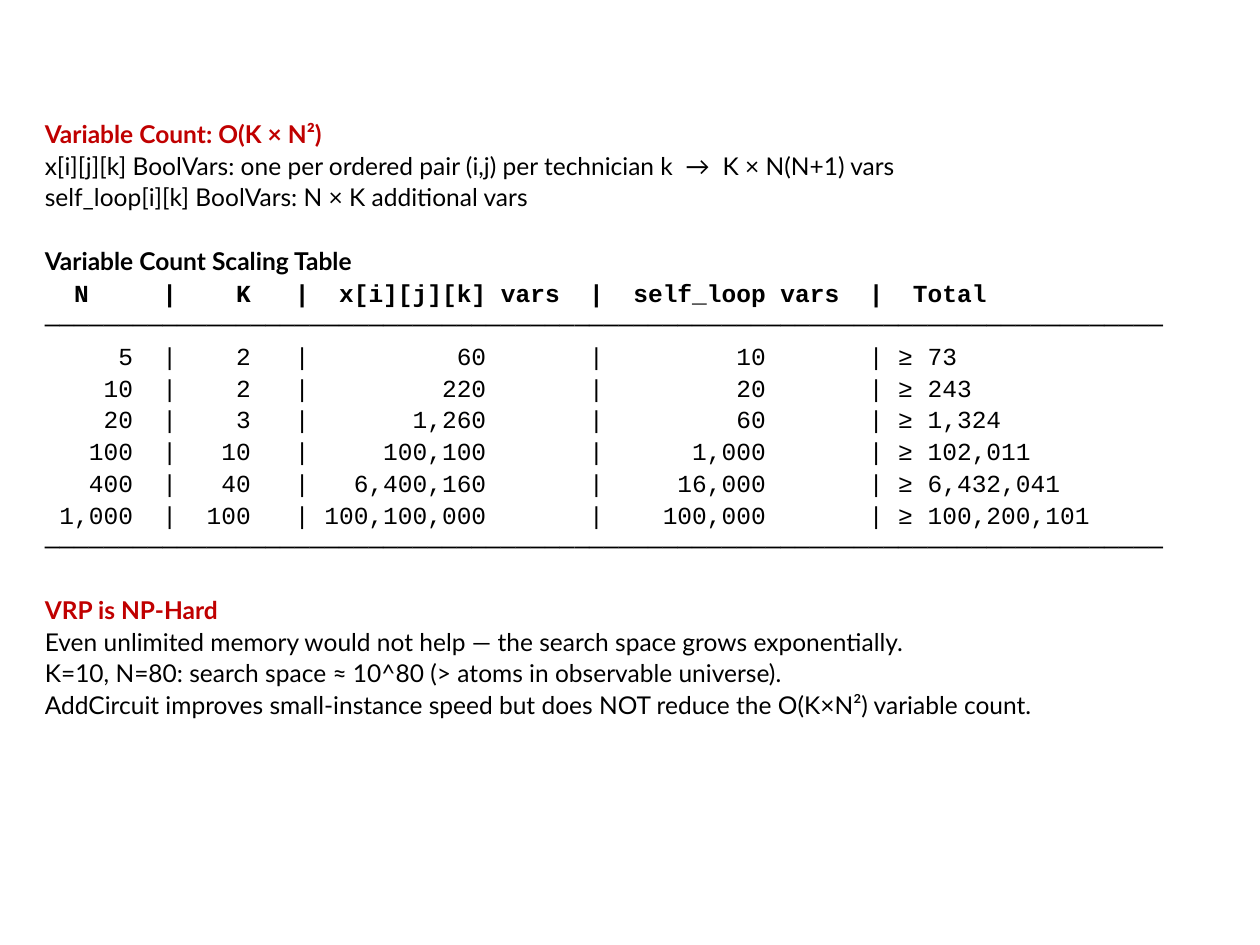
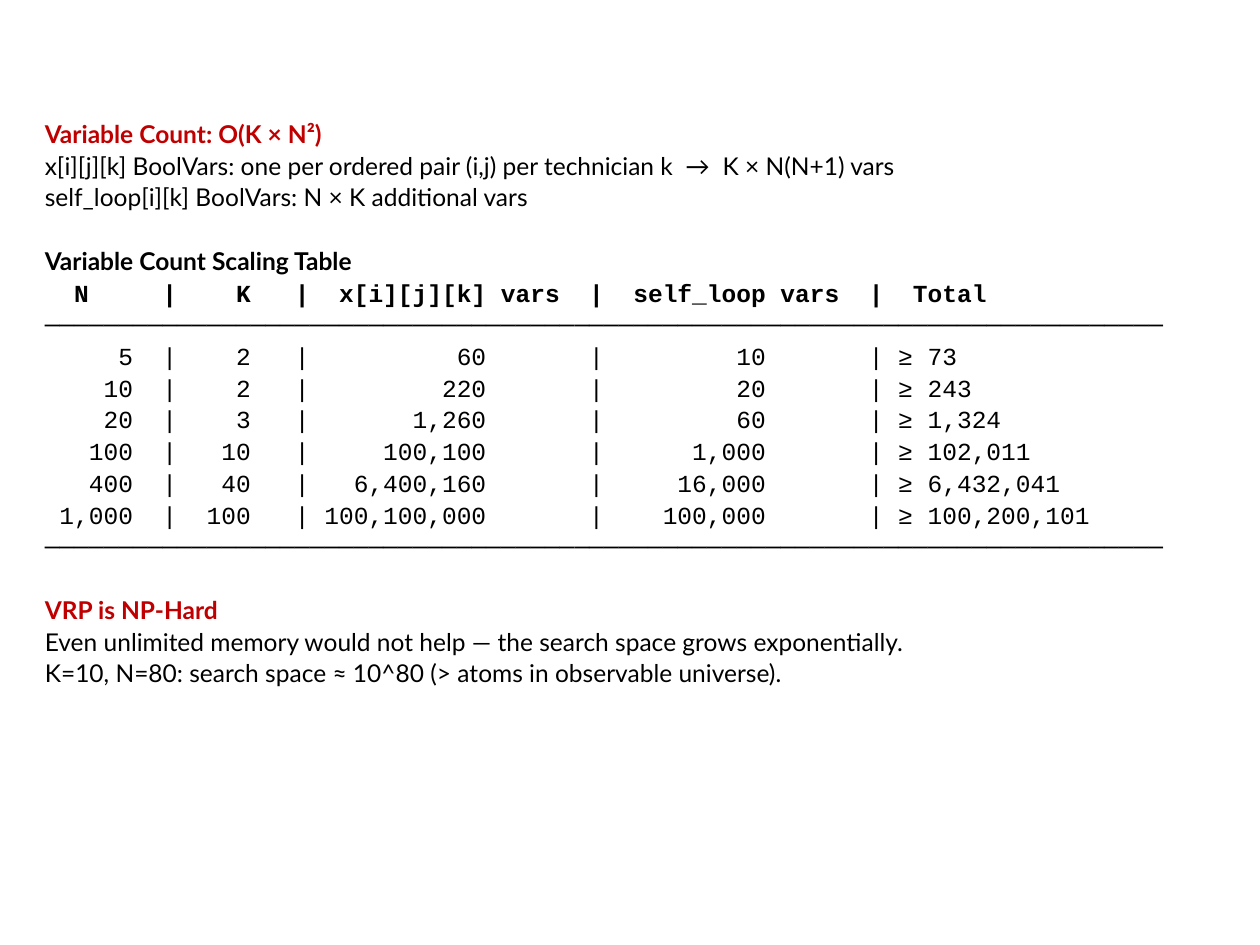
Before and after one commit to meeGit-dpm/167686_Project_Optimization, a slide deck: slide 27 of Report/FundOptG5.pptx. Drawn at 1260x945 pixels with LibreOffice and Linux fonts; fonts in the diff are those of the drawing; background and template pictures are left out. Boxes give left, top, right and bottom in pixels: in the first picture for what was removed or moved away, otherwise in the second. Text is boxed around its words. In the diff, an @@ line names an element or a change of style, - is before the commit and + after.

```diff
--- a/Report/FundOptG5.pptx
+++ b/Report/FundOptG5.pptx
@@ text at <box>45,694,1031,719</box>: paragraph removed @@
-AddCircuit improves small-instance speed but does NOT reduce the O(K×N²) variable count.
```
Also in this commit, not shown: 3 other slides changed.
